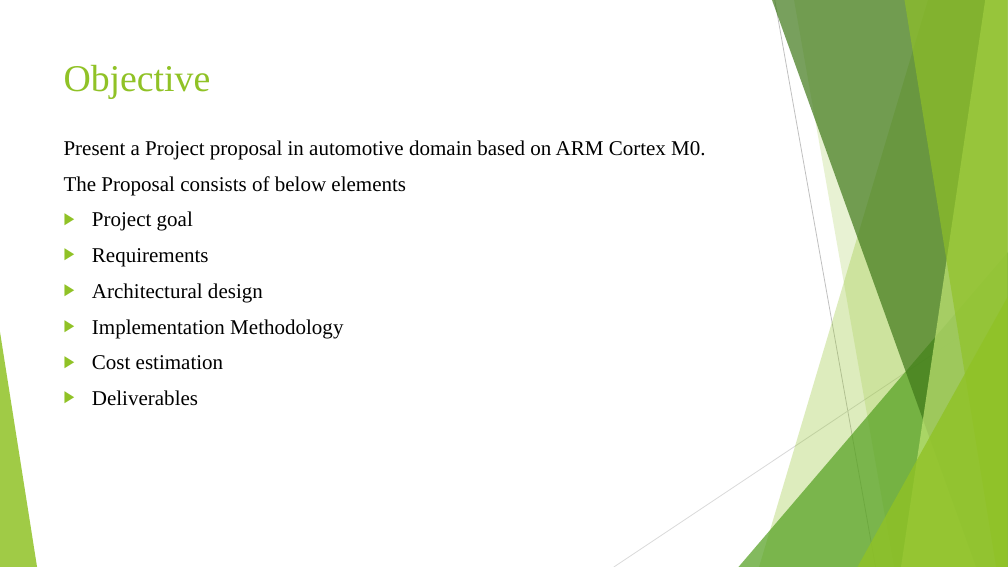
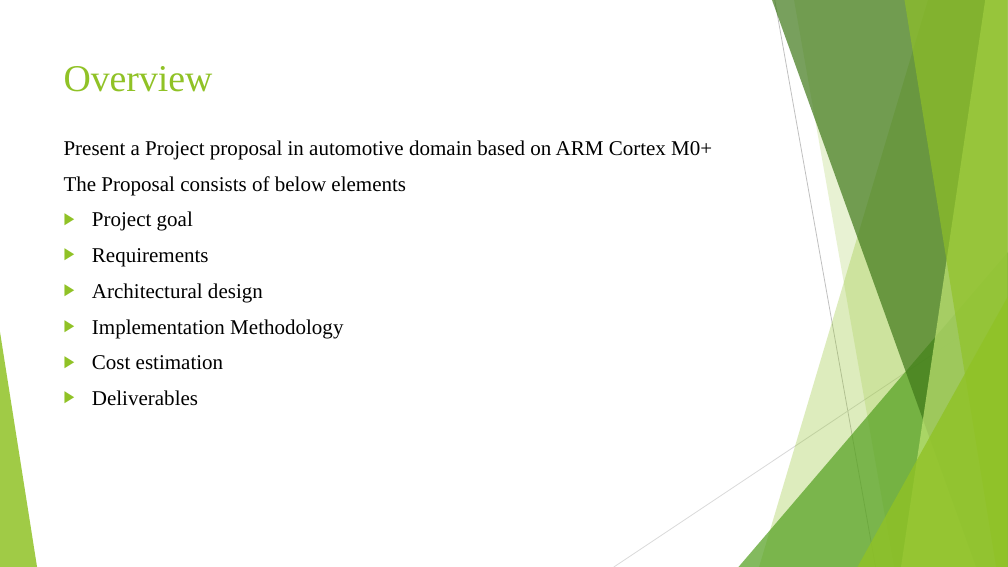
Before and after one commit to BusAI-Self-Driving-Car/Automatic-Braking-System, a slide deck: slide 2 of Project-Proposal/Automatic Braking System.pptx. Drawn at 1008x567 pixels with LibreOffice and Linux fonts; fonts in the diff are those of the drawing. Boxes give left, top, right and bottom in pixels: in the first picture for what was removed or moved away, otherwise in the second. Text is boxed around its words. In the diff, an @@ line names an element or a change of style, - is before the commit and + after.

```diff
--- a/Project-Proposal/Automatic Braking System.pptx
+++ b/Project-Proposal/Automatic Braking System.pptx
@@ title at [64,66,213,92]: text changed @@
-Objective
+Overview
@@ text at [64,140,712,160]: text changed @@
-Present a Project proposal in automotive domain based on ARM Cortex M0.
+Present a Project proposal in automotive domain based on ARM Cortex M0+
```
Also in this commit, not shown: 1 other slide changed.
